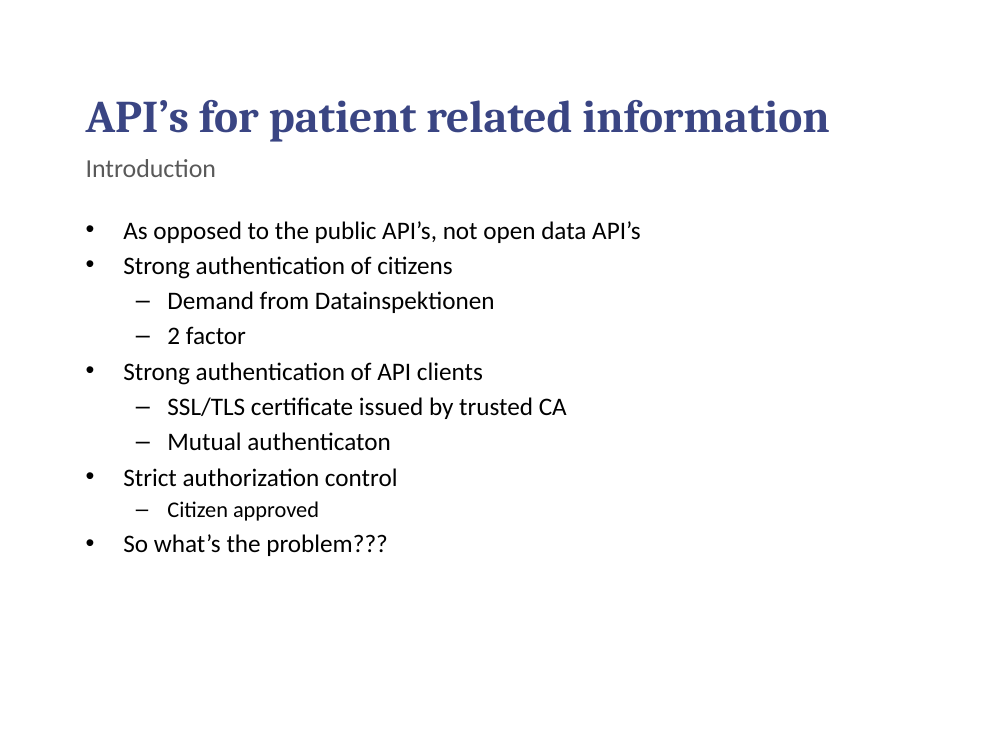
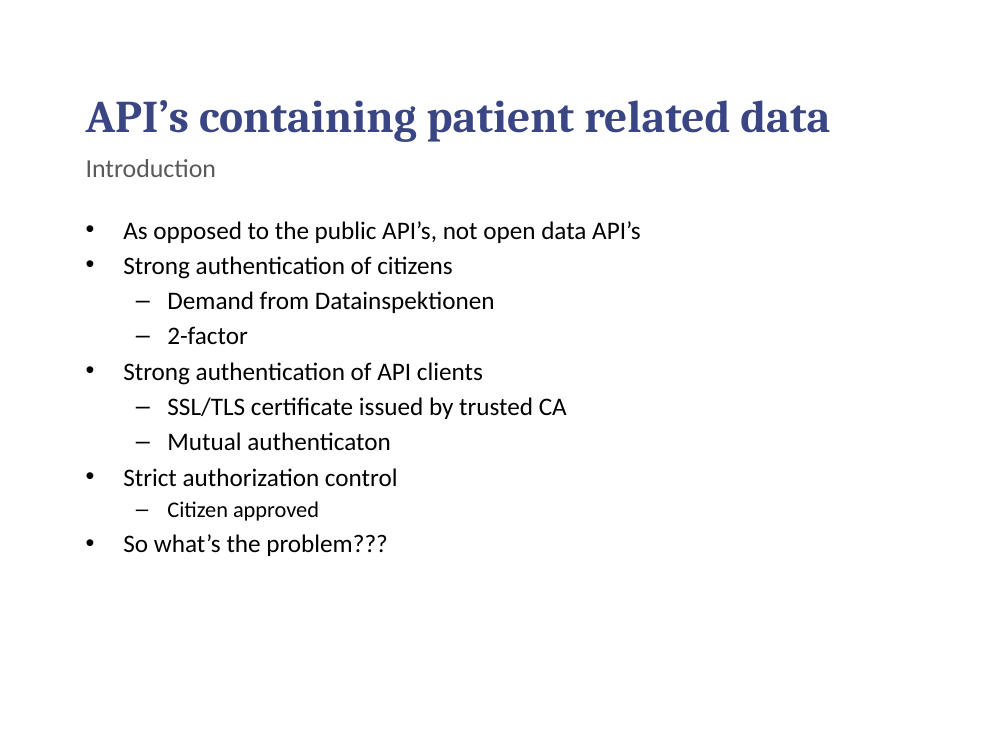
Before and after one commit to chilmers/cadec-healthcare-api-tutorial, a slide deck: slide 12 of Cadec-vårdens-apier.pptx. Drawn at 1008x756 pixels with LibreOffice and Linux fonts; fonts in the diff are those of the drawing; background and template pictures are left out. Boxes give left, top, right and bottom in pixels: in the first picture for what was removed or moved away, otherwise in the second. Text is boxed around its words. In the diff, an @@ line names an element or a change of style, - is before the commit and + after.

```diff
--- a/Cadec-vårdens-apier.pptx
+++ b/Cadec-vårdens-apier.pptx
@@ title at (86,100,830,142): text changed @@
-API’s for patient related information
+API’s containing patient related data
@@ text at (167,326,247,344): text changed @@
-  – 2 factor
+  – 2-factor
```
Also in this commit, not shown: 8 other slides changed.
